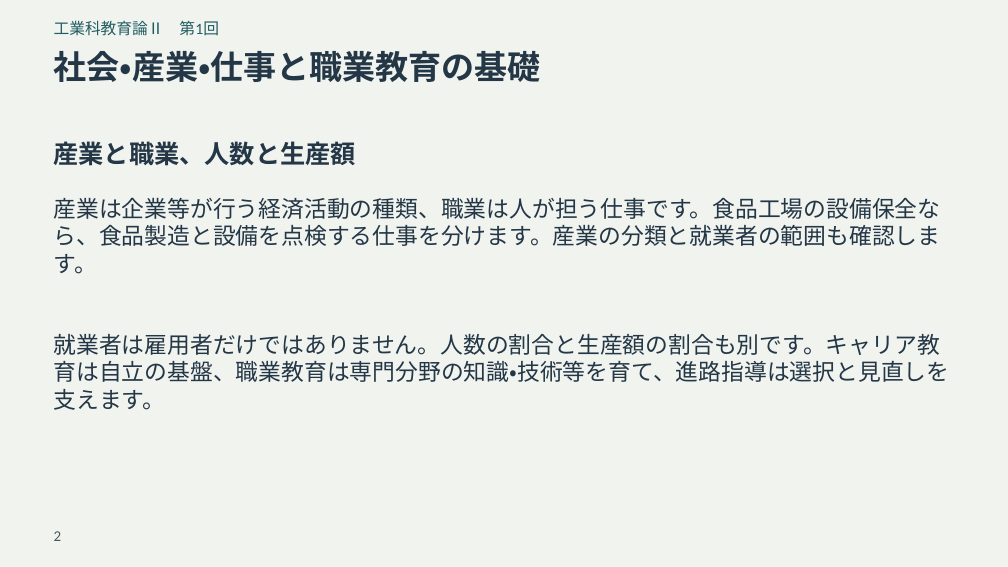
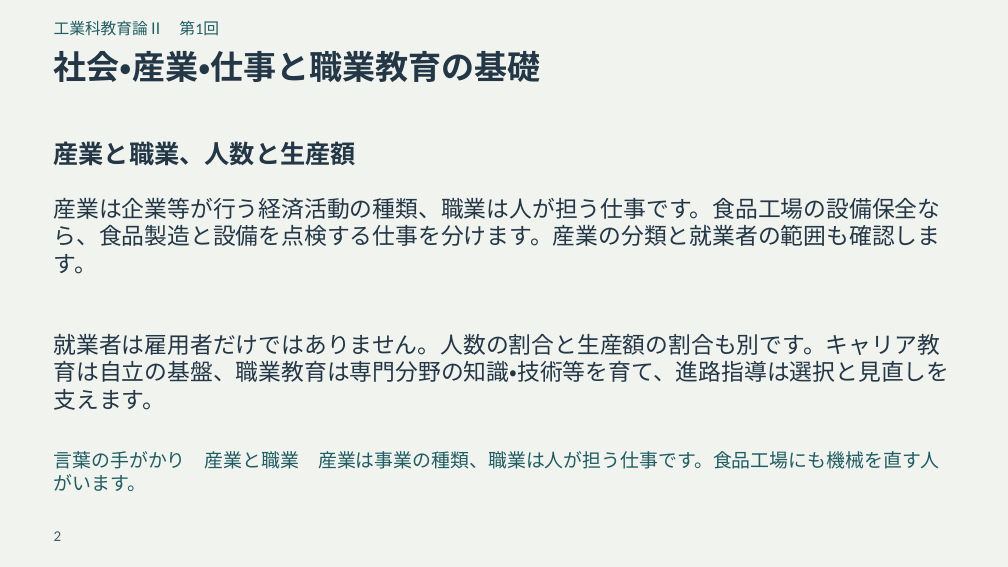
Before and after one commit to zooc-14calbp/industrial-education-ii, a slide deck: slide 2 of reorganized/20261105/expanded/slides.pptx. Drawn at 1008x567 pixels with LibreOffice and Linux fonts; fonts in the diff are those of the drawing. Boxes give left, top, right and bottom in pixels: in the first picture for what was removed or moved away, otherwise in the second. Text is boxed around its words. In the diff, an @@ line names an element or a change of style, - is before the commit and + after.

```diff
--- a/reorganized/20261105/expanded/slides.pptx
+++ b/reorganized/20261105/expanded/slides.pptx
@@ text added at (x1=54, y1=451, x2=940, y2=469), 18 pt, text #205D62 @@
+言葉の手がかり 産業と職業 産業は事業の種類、職業は人が担う仕事です。食品工場にも機械を直す人がいます。
```
Also in this commit, not shown: 15 other slides changed, 30 other files.
